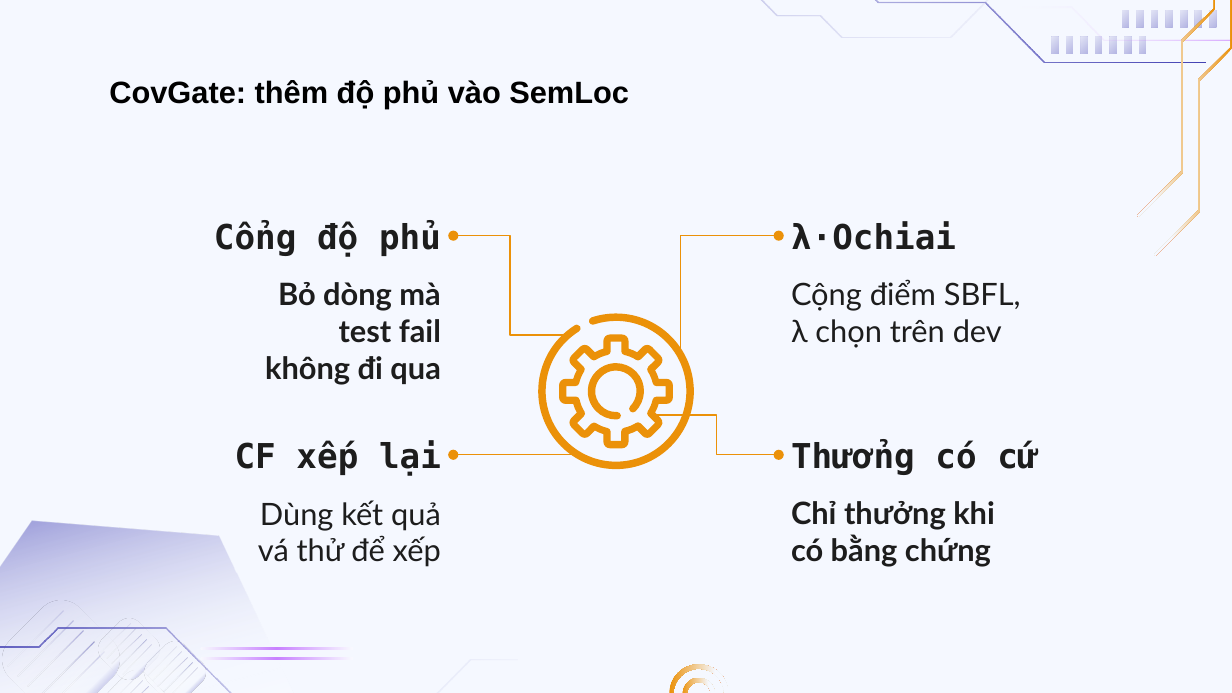
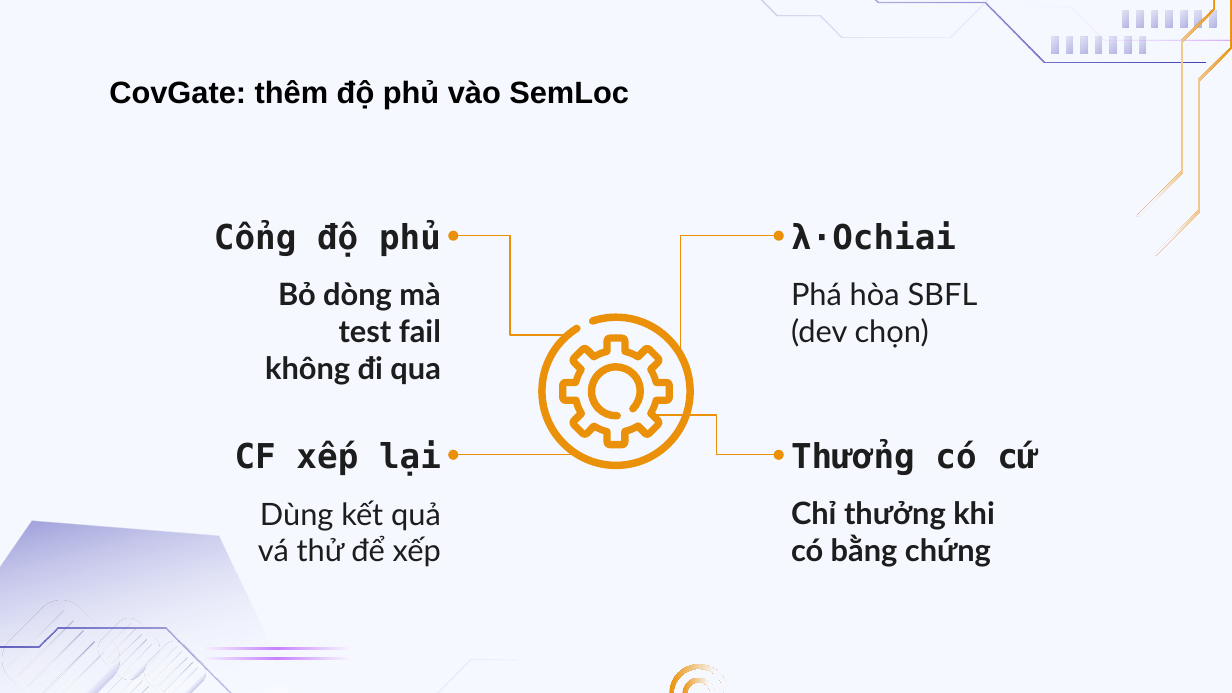
Before and after one commit to doanan293/grounded-or-guessed, a slide deck: slide 12 of docs/presentation/bao-cao-lan-1.pptx. Drawn at 1232x693 pixels with LibreOffice and Linux fonts; fonts in the diff are those of the drawing; background and template pictures are left out. Boxes give left, top, right and bottom in pixels: in the first picture for what was removed or moved away, otherwise in the second. Text is boxed around its words. In the diff, an @@ line names an element or a change of style, - is before the commit and + after.

Commit message:
docs: final-review fixes (top-1 guessed by construction everywhere, Acc@5 direction caveat, execution-evidence wording on slides, glossary longtable, head height)

```diff
--- a/docs/presentation/bao-cao-lan-1.pptx
+++ b/docs/presentation/bao-cao-lan-1.pptx
@@ text at bbox=[791, 282, 978, 348]: text changed @@
-Cộng điểm SBFL,
-λ chọn trên dev
+Phá hòa SBFL
+(dev chọn)
```
Also in this commit, not shown: 5 other slides changed, 15 other files.
